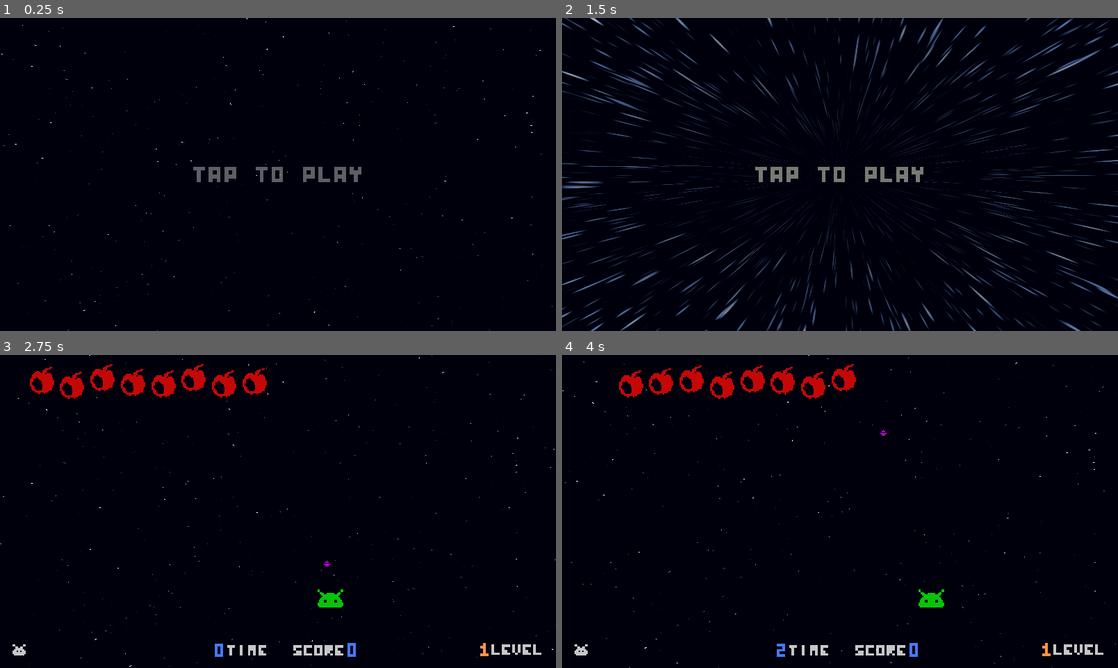
Above: before the commit, frames 1-4 (two rows, left to right).
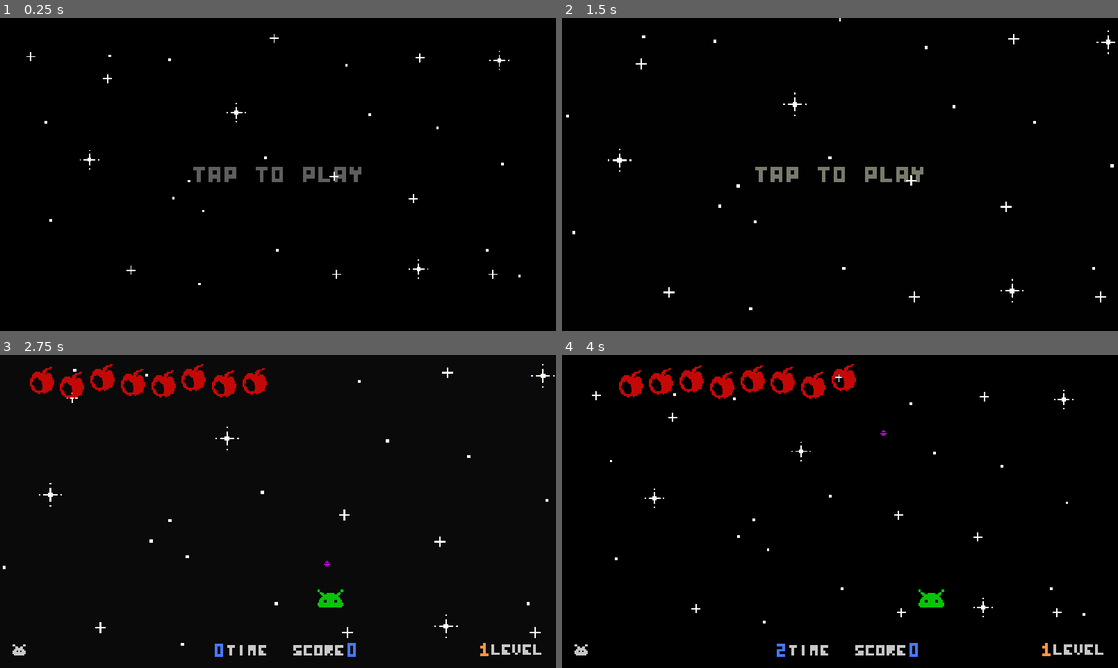
Above: after the commit, the same moments.

Repository: MetRiko/Spacevaders
Game: Godot game, scene res://Root/Root.tscn
Same seed, same stepped clock (60 frames per second), same inputs: the game is played once before the commit and once after it.
Inputs (mouse positions are in pixels of both pictures, inside the frame that each line leads up to):
- Up to frame 1 (0.25 s): no input
- Up to frame 2 (1.5 s): move the mouse to (962, 158) at 0.52 s; press the mouse at (962, 158) at 0.53 s; tap Space (ui_select) at 0.77 s; move the mouse to (728, 190) at 1.27 s; release the mouse at (728, 190) at 1.28 s; hold Left (ui_left) from 1.28 s (still down); click (728, 190) at 1.35 s
- Up to frame 3 (2.75 s): tap Space (ui_select) at 1.52 s; move the mouse to (333, 442) at 2.02 s; release Left (ui_left) at 2.03 s; press the mouse at (333, 442) at 2.03 s
- Up to frame 4 (4 s): move the mouse to (812, 574) at 2.77 s; release the mouse at (812, 574) at 2.78 s; click (812, 574) at 2.85 s; tap Space (ui_select) at 3.02, 3.77 s; move the mouse to (1006, 558) at 3.52 s; press the mouse at (1006, 558) at 3.53 s; hold Left (ui_left) from 3.53 s (still down)

The runs differ from the first frame. In frame 1, 0.4% of the frame differs, in the area x 0-100%, y 0-100%; in frame 2, 8.3%; in frame 3, 0.5%; in frame 4, 0.4%.

Commit message:
Changed version on more lightweight

Diff:
--- a/Background/Background.tscn
+++ b/Background/Background.tscn
@@ -1,17 +1,15 @@
-[gd_scene load_steps=7 format=2]
+[gd_scene load_steps=9 format=2]
 
 [ext_resource path="res://Background/Background.gd" type="Script" id=1]
-[ext_resource path="res://Background/lightspeed.shader" type="Shader" id=2]
+[ext_resource path="res://Background/lightspeed_mini.shader" type="Shader" id=2]
+[ext_resource path="res://Background/background.png" type="Texture" id=3]
 
-[sub_resource type="ShaderMaterial" id=1]
-shader = ExtResource( 2 )
-shader_param/AA = 2
-shader_param/PI = 3.14159
-shader_param/ATAN5 = 1.3734
-shader_param/customTime = 2.0
-shader_param/MOD3 = Vector3( 0.1031, 0.11369, 0.13787 )
+[sub_resource type="Gradient" id=6]
+offsets = PoolRealArray( 0 )
+colors = PoolColorArray( 1, 1, 1, 1 )
 
 [sub_resource type="GradientTexture" id=2]
+gradient = SubResource( 6 )
 width = 100
 
 [sub_resource type="Animation" id=3]
@@ -23,12 +21,36 @@
 tracks/0/interp = 1
 tracks/0/loop_wrap = true
 tracks/0/imported = false
-tracks/0/enabled = true
+tracks/0/enabled = false
 tracks/0/keys = {
 "times": PoolRealArray( 0, 2.5, 5 ),
 "transitions": PoolRealArray( 1.51571, 1.51572, 1 ),
 "update": 0,
 "values": [ 0.0, 2.0, 0.0 ]
+}
+tracks/1/type = "value"
+tracks/1/path = NodePath("Sprite:material:shader_param/zoom")
+tracks/1/interp = 1
+tracks/1/loop_wrap = true
+tracks/1/imported = false
+tracks/1/enabled = true
+tracks/1/keys = {
+"times": PoolRealArray( 0, 2.5, 5 ),
+"transitions": PoolRealArray( 1, 1, 1 ),
+"update": 0,
+"values": [ 0.999956, 1.03, 0.999956 ]
+}
+tracks/2/type = "value"
+tracks/2/path = NodePath("Sprite:material:shader_param/wiggle")
+tracks/2/interp = 1
+tracks/2/loop_wrap = true
+tracks/2/imported = false
+tracks/2/enabled = true
+tracks/2/keys = {
+"times": PoolRealArray( 0 ),
+"transitions": PoolRealArray( 1 ),
+"update": 0,
+"values": [ 1.0 ]
 }
 
 [sub_resource type="Animation" id=4]
@@ -39,7 +61,7 @@
 tracks/0/interp = 1
 tracks/0/loop_wrap = true
 tracks/0/imported = false
-tracks/0/enabled = true
+tracks/0/enabled = false
 tracks/0/keys = {
 "times": PoolRealArray( 0, 3 ),
 "transitions": PoolRealArray( 1, 1 ),
@@ -60,14 +82,54 @@
 "method": "emit_signal"
 } ]
 }
+tracks/2/type = "value"
+tracks/2/path = NodePath("Sprite:modulate")
+tracks/2/interp = 1
+tracks/2/loop_wrap = true
+tracks/2/imported = false
+tracks/2/enabled = true
+tracks/2/keys = {
+"times": PoolRealArray( 0, 1.5, 3 ),
+"transitions": PoolRealArray( 13.4543, 0.196146, 1 ),
+"update": 0,
+"values": [ Color( 1, 1, 1, 1 ), Color( 1, 0.94902, 0, 0 ), Color( 1, 1, 1, 1 ) ]
+}
+tracks/3/type = "value"
+tracks/3/path = NodePath("Sprite:material:shader_param/zoom")
+tracks/3/interp = 1
+tracks/3/loop_wrap = true
+tracks/3/imported = false
+tracks/3/enabled = true
+tracks/3/keys = {
+"times": PoolRealArray( 0, 1.5, 3 ),
+"transitions": PoolRealArray( 3.24901, 0.435275, 1 ),
+"update": 0,
+"values": [ 1.0, 0.3, 1.0 ]
+}
+tracks/4/type = "value"
+tracks/4/path = NodePath("Sprite:material:shader_param/wiggle")
+tracks/4/interp = 1
+tracks/4/loop_wrap = true
+tracks/4/imported = false
+tracks/4/enabled = true
+tracks/4/keys = {
+"times": PoolRealArray( 0, 1.5, 3 ),
+"transitions": PoolRealArray( 0.366022, 0.277392, 1 ),
+"update": 0,
+"values": [ 0.0, 60.0, 0.0 ]
+}
+
+[sub_resource type="ShaderMaterial" id=7]
+shader = ExtResource( 2 )
+shader_param/zoom = 1.02399
+shader_param/wiggle = 1.0
 
 [node name="Background" type="Node2D"]
 script = ExtResource( 1 )
 
 [node name="Texture" type="TextureRect" parent="."]
-material = SubResource( 1 )
-margin_right = 1281.0
-margin_bottom = 721.0
+margin_right = 1280.0
+margin_bottom = 720.0
 texture = SubResource( 2 )
 expand = true
 
@@ -75,3 +137,9 @@
 autoplay = "Idle"
 anims/Idle = SubResource( 3 )
 anims/Jump = SubResource( 4 )
+
+[node name="Sprite" type="Sprite" parent="."]
+material = SubResource( 7 )
+position = Vector2( 641.825, 358.9 )
+scale = Vector2( 3.00354, 3.00917 )
+texture = ExtResource( 3 )
--- /dev/null
+++ b/Background/lightspeed_mini.shader
@@ -0,0 +1,9 @@
+shader_type canvas_item;
+
+uniform float zoom = 1.0;
+uniform float wiggle = 1.0;
+
+void vertex() {
+	UV = UV * zoom + (1.0 - zoom) * 0.5;
+	UV += vec2(cos(TIME+wiggle)*sin(TIME+wiggle*0.5), sin(TIME+wiggle)*cos(TIME+wiggle*0.5)) * 0.01;
+}
--- a/Player/Bullet.gd
+++ b/Player/Bullet.gd
@@ -1,7 +1,6 @@
 extends KinematicBody2D
 
 var vel = Vector2(0.0, -10.0)
-
 
 func _physics_process(delta):
 	delta *= 60.0
@@ -12,6 +11,7 @@
 
 func move(delta):
 	var result = move_and_collide(vel*delta)
+
 	if result and result.collider.is_in_group("Enemy"):
 		result.collider.damage(1)
 		queue_free()
--- a/Stages/Gameplay/GameplayStage.tscn
+++ b/Stages/Gameplay/GameplayStage.tscn
@@ -82,12 +82,14 @@
 modulate = Color( 0.27451, 0.47451, 1, 1 )
 position = Vector2( 409.35, 680 )
 scale = Vector2( 2, 2 )
+countToRight = false
 
 [node name="LevelCounter" parent="Hud/Text" instance=ExtResource( 7 )]
 modulate = Color( 1, 0.584314, 0.270588, 1 )
 position = Vector2( 1020, 678.975 )
 scale = Vector2( 2, 2 )
 value = 1
+countToRight = false
 
 [node name="LiveCounter" parent="Hud" instance=ExtResource( 8 )]
 modulate = Color( 1, 1, 1, 0.780392 )
--- a/Stages/MainMenu/MainMenu.tscn
+++ b/Stages/MainMenu/MainMenu.tscn
@@ -21,8 +21,7 @@
 "values": [ Color( 0.831373, 0, 0, 0.74902 ), Color( 0.831373, 0.317647, 0, 1 ), Color( 0.831373, 0, 0, 0.752941 ) ]
 }
 
-[sub_resource type="Animation" id=1]
-resource_name = "Hide"
+[sub_resource type="Animation" id=2]
 length = 0.8
 tracks/0/type = "value"
 tracks/0/path = NodePath("Sprite:modulate")
@@ -57,6 +56,7 @@
 script = ExtResource( 1 )
 
 [node name="Upgrades" type="Node2D" parent="."]
+editor/display_folded = true
 scale = Vector2( 3, 3 )
 
 [node name="Speed" parent="Upgrades" instance=ExtResource( 2 )]
@@ -72,6 +72,7 @@
 position = Vector2( 358.669, 170 )
 
 [node name="Text" type="Node2D" parent="."]
+editor/display_folded = true
 
 [node name="Score" type="Sprite" parent="Text"]
 position = Vector2( 890, 460 )
@@ -99,12 +100,14 @@
 position = Vector2( 520, 460 )
 scale = Vector2( 3, 3 )
 value = 100
+countToRight = false
 
 [node name="TimeCounter" parent="Text" instance=ExtResource( 4 )]
 modulate = Color( 0.27451, 0.47451, 1, 1 )
 position = Vector2( 520, 540 )
 scale = Vector2( 3, 3 )
 value = 100
+countToRight = false
 
 [node name="LevelCounter" parent="Text" instance=ExtResource( 4 )]
 modulate = Color( 1, 0.584314, 0.270588, 1 )
@@ -122,6 +125,7 @@
 frame = 1
 
 [node name="NewRecord" type="Sprite" parent="."]
+editor/display_folded = true
 modulate = Color( 0.831373, 0, 0, 1 )
 position = Vector2( 640, 184 )
 scale = Vector2( 3, 3 )
@@ -142,7 +146,7 @@
 
 [node name="Anim" type="AnimationPlayer" parent="."]
 autoplay = "Idle"
-anims/Hide = SubResource( 1 )
-anims/Idle = SubResource( 2 )
+anims/Hide = SubResource( 2 )
+anims/Idle = SubResource( 3 )
 
 [node name="Tween" type="Tween" parent="."]
Binary file removed: Background/concept.png
Not shown: 3 places in Stages/MainMenu/MainMenu.tscn that only renumber resources
